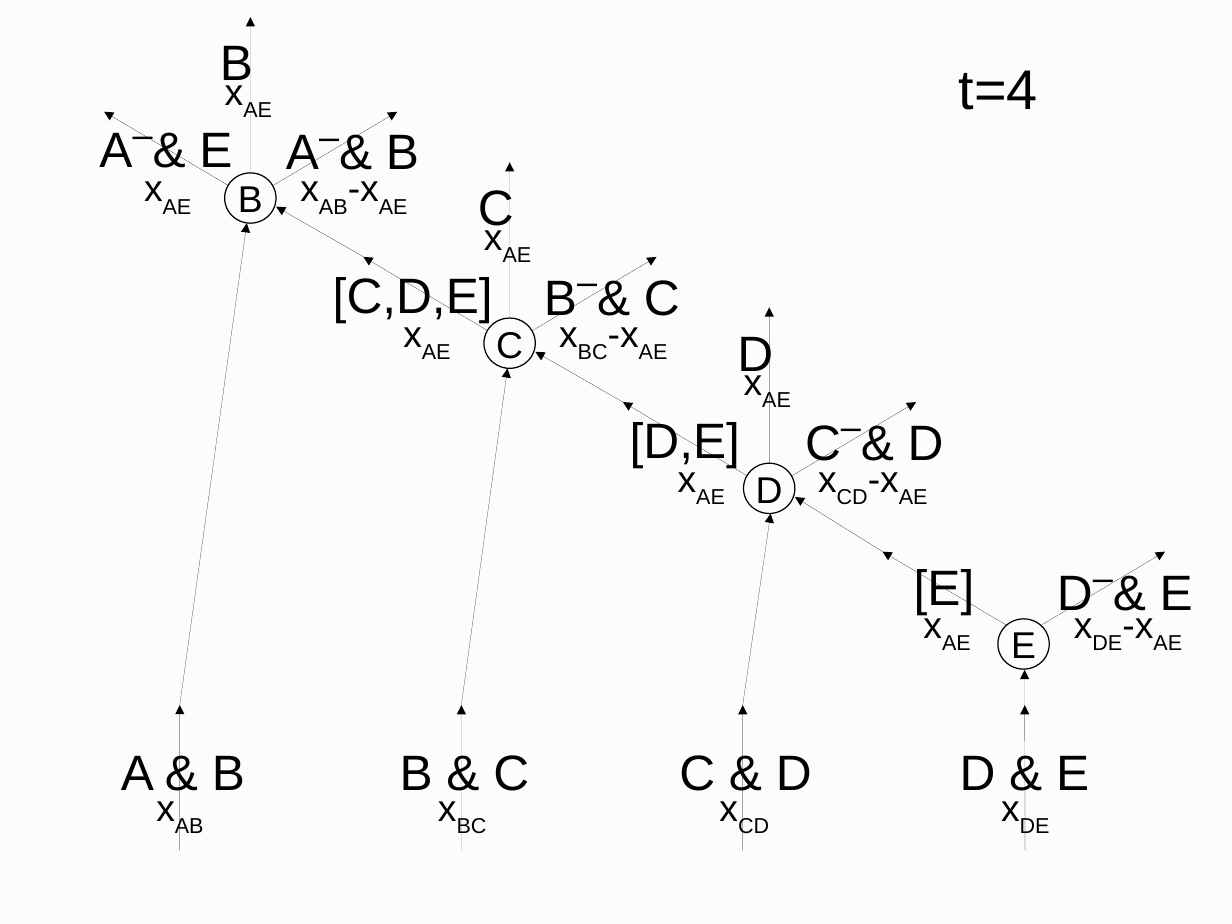
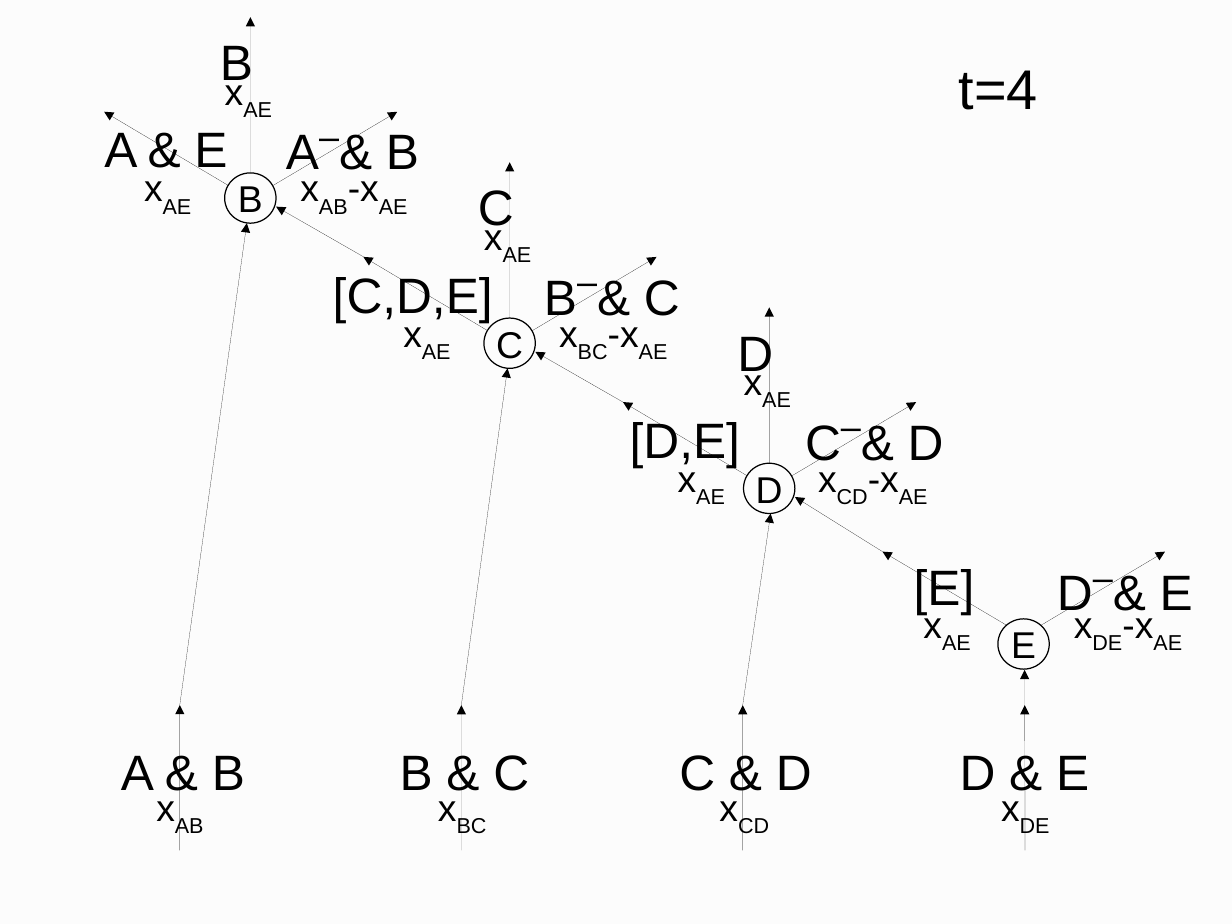
Before and after one commit to OrfeasLitos/virtual-payment-channels, a slide deck: slide 29 of slides/presentation.odp. Drawn at 1232x924 pixels with LibreOffice and Linux fonts; fonts in the diff are those of the drawing. Boxes give left, top, right and bottom in pixels: in the first picture for what was removed or moved away, otherwise in the second. Text is boxed around its words. In the diff, an @@ line names an element or a change of style, - is before the commit and + after.

```diff
--- a/slides/presentation.odp
+++ b/slides/presentation.odp
@@ text at (x1=104, y1=128, x2=227, y2=177): text changed @@
-A–& E
+A & E
```
Also in this commit, not shown: 1 other file.
